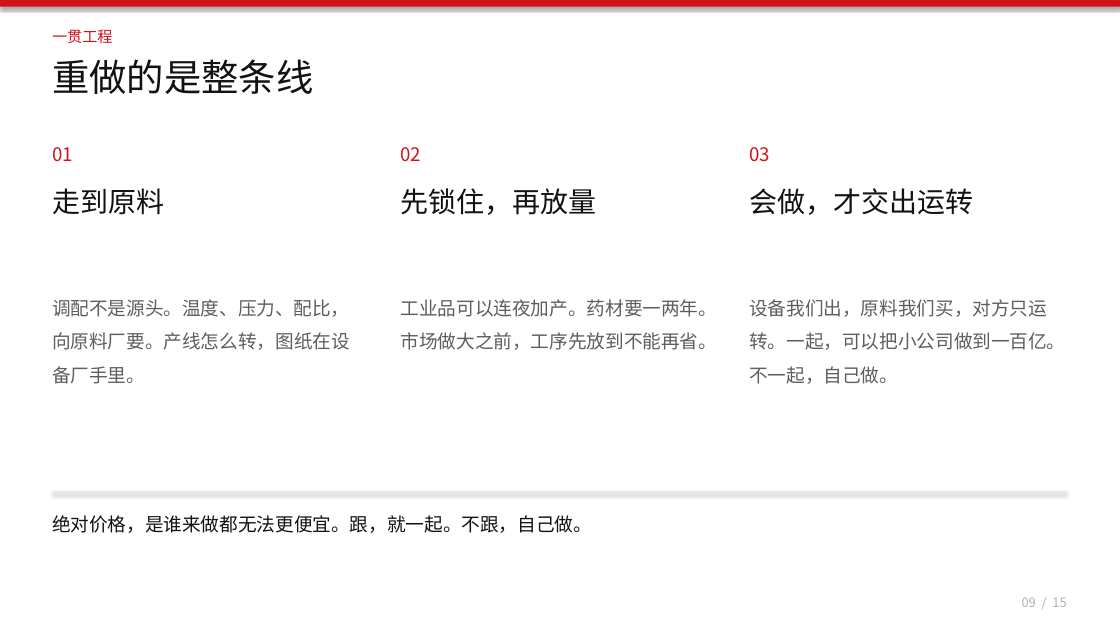
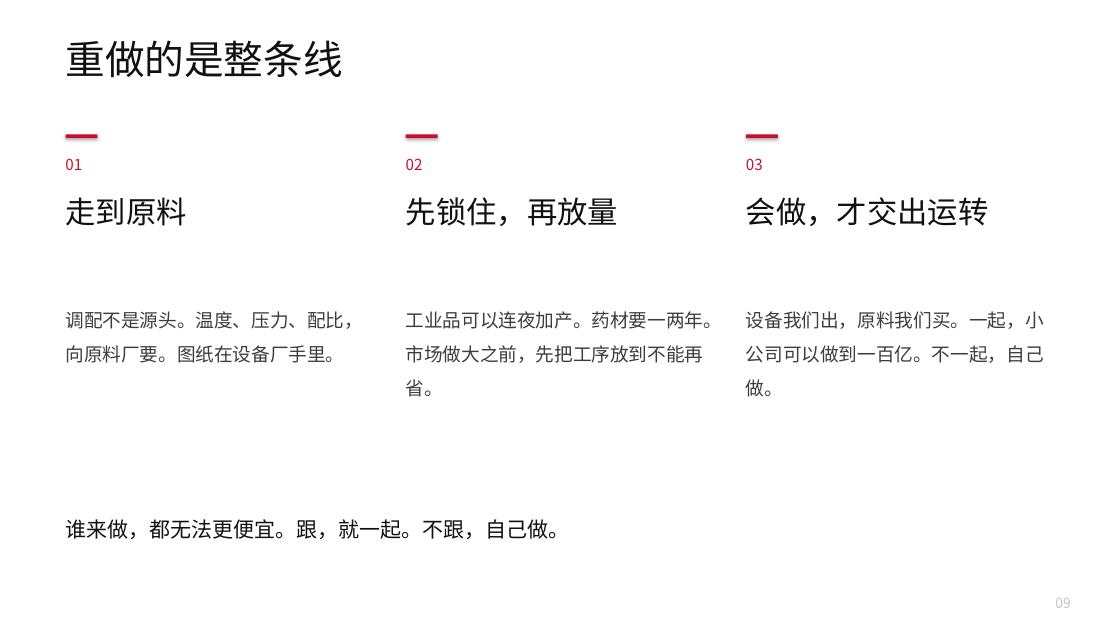
Before and after one commit to headshot9999/xiaoyi, a slide deck: slide 9 of 艾多美何以成为100兆韩元企业.pptx. Drawn at 1120x630 pixels with LibreOffice and Linux fonts; fonts in the diff are those of the drawing. Boxes give left, top, right and bottom in pixels: in the first picture for what was removed or moved away, otherwise in the second. Text is boxed around its words. In the diff, an @@ line names an element or a change of style, - is before the commit and + after.

```diff
--- a/艾多美何以成为100兆韩元企业.pptx
+++ b/艾多美何以成为100兆韩元企业.pptx
@@ rectangle removed at (x1=0, y1=0, x2=1120, y2=7) @@
@@ text removed at (x1=52, y1=29, x2=113, y2=43) @@
-一贯工程
@@ text "重做的是整条线" moved from (x1=52, y1=59, x2=313, y2=94) to (x1=65, y1=40, x2=342, y2=78) @@
@@ text "重做的是整条线" at (x1=65, y1=40, x2=342, y2=78): size 32 to 34 pt, text colour #121212 to #111111 @@
@@ rectangle added at (x1=66, y1=134, x2=97, y2=138), fill #C8102E @@
@@ rectangle added at (x1=406, y1=134, x2=438, y2=138), fill #C8102E @@
@@ rectangle added at (x1=746, y1=134, x2=778, y2=138), fill #C8102E @@
@@ text "01" moved from (x1=52, y1=147, x2=73, y2=161) to (x1=65, y1=158, x2=82, y2=170) @@
@@ text "02" moved from (x1=401, y1=147, x2=422, y2=161) to (x1=406, y1=158, x2=423, y2=170) @@
@@ size 16 to 13 pt, text colour #D0121A to #C8102E in 3 elements at (x1=406, y1=158, x2=423, y2=170), (x1=65, y1=158, x2=82, y2=170), (x1=746, y1=158, x2=763, y2=170) @@
@@ text "03" moved from (x1=749, y1=147, x2=770, y2=162) to (x1=746, y1=158, x2=763, y2=170) @@
@@ text "走到原料" moved from (x1=52, y1=188, x2=164, y2=215) to (x1=65, y1=197, x2=186, y2=226) @@
@@ text "先锁住，再放量" moved from (x1=401, y1=188, x2=597, y2=215) to (x1=406, y1=197, x2=618, y2=226) @@
@@ size 24 to 26 pt, text colour #121212 to #111111 in 3 elements at (x1=406, y1=197, x2=618, y2=226), (x1=65, y1=197, x2=186, y2=226), (x1=746, y1=197, x2=989, y2=226) @@
@@ text "会做，才交出运转" moved from (x1=749, y1=188, x2=973, y2=215) to (x1=746, y1=197, x2=989, y2=226) @@
@@ text at (x1=66, y1=311, x2=364, y2=363): text changed; text colour #5E5E5E to #3D3D3D @@
-调配不是源头。温度、压力、配比，向原料厂要。产线怎么转，图纸在设备厂手里。
+调配不是源头。温度、压力、配比，向原料厂要。图纸在设备厂手里。
@@ text at (x1=406, y1=311, x2=722, y2=397): text changed; text colour #5E5E5E to #3D3D3D @@
-工业品可以连夜加产。药材要一两年。市场做大之前，工序先放到不能再省。
+工业品可以连夜加产。药材要一两年。市场做大之前，先把工序放到不能再省。
@@ text at (x1=746, y1=311, x2=1044, y2=397): text changed; text colour #5E5E5E to #3D3D3D @@
-设备我们出，原料我们买，对方只运转。一起，可以把小公司做到一百亿。不一起，自己做。
+设备我们出，原料我们买。一起，小公司可以做到一百亿。不一起，自己做。
@@ rectangle removed at (x1=52, y1=492, x2=1067, y2=492) @@
@@ text at (x1=65, y1=519, x2=569, y2=539): text changed; size 16 to 18 pt; text colour #121212 to #111111 @@
-绝对价格，是谁来做都无法更便宜。跟，就一起。不跟，自己做。
+谁来做，都无法更便宜。跟，就一起。不跟，自己做。
@@ text at (x1=1055, y1=598, x2=1071, y2=608): text changed; size 11 to 12 pt; text colour #B0B0B0 to #C4C4C4 @@
-09 / 15
+09
```
Also in this commit, not shown: 14 other slides changed, 2 other files.
